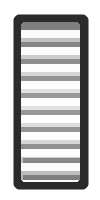
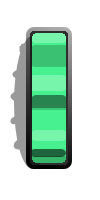
Before/after of a 100px x 200px layered artwork. What changed in the layer stack:
removed layer "Shadows" from group "Dial" over [10,14,89,190]
removed layer "Highlights" from group "Dial" over [10,14,89,190]
removed layer "Fade" (was 55%) from group "Dial" over [10,14,89,190]
removed layer "Base" from group "Dial" over [10,14,89,190]
added layer "Paint Layer 3" in group "Dial" over [10,14,89,190]
added layer "Dial" (2nd of 2, in "Dial") in group "Dial" over [10,14,89,190]
renamed "Mount" to "DialShadown", opacity 100% → 40%, painted on it over [10,14,89,190]
added group "Bezel" with 3 layers over [10,14,89,190]
added layer "Paint Layer 2" in group "Bezel" over [10,14,89,190]
added layer "Paint Layer 1" (lighten, 96%) in group "Bezel" over [10,14,89,190]
added layer "Background" in group "Bezel" over [10,14,89,190]
